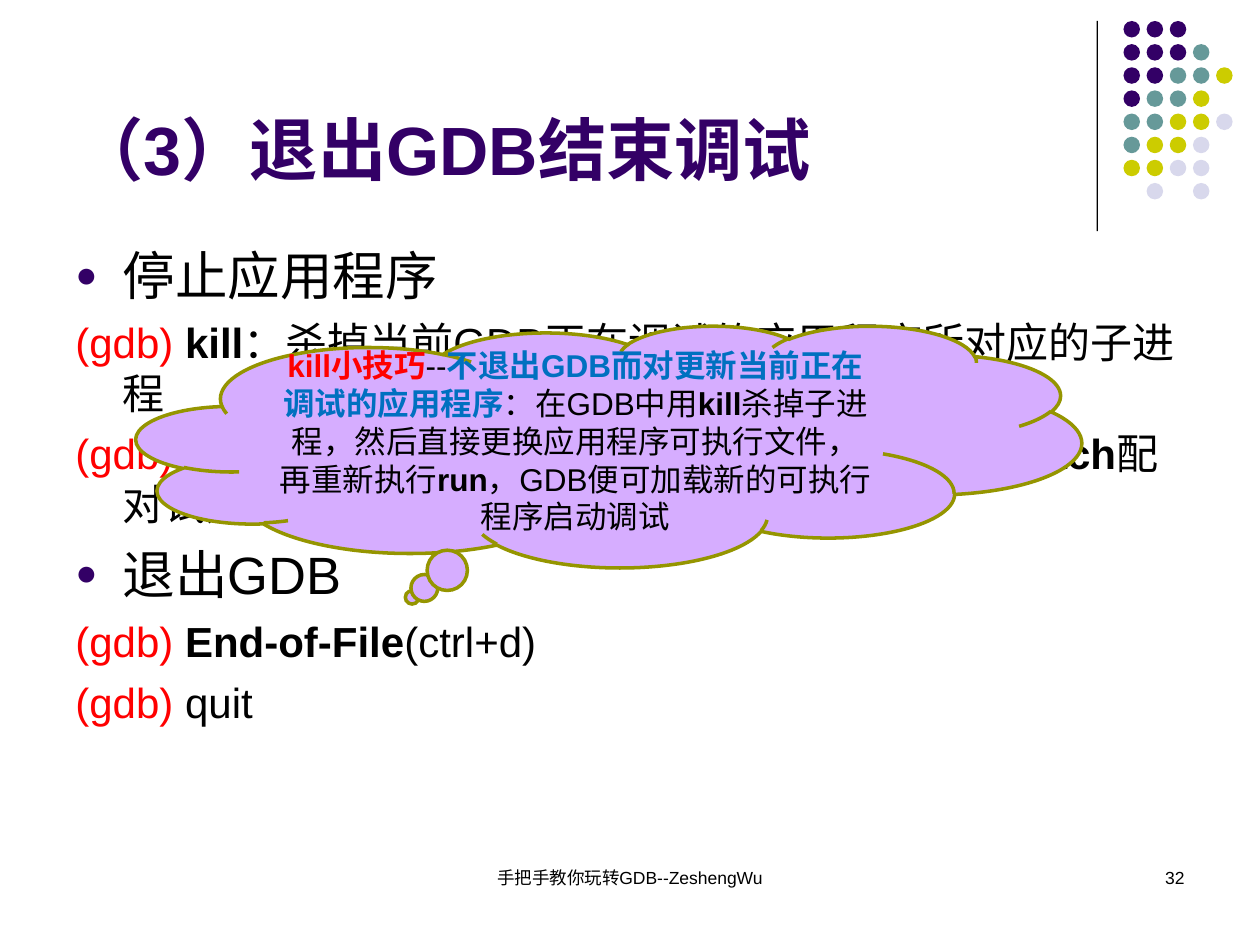
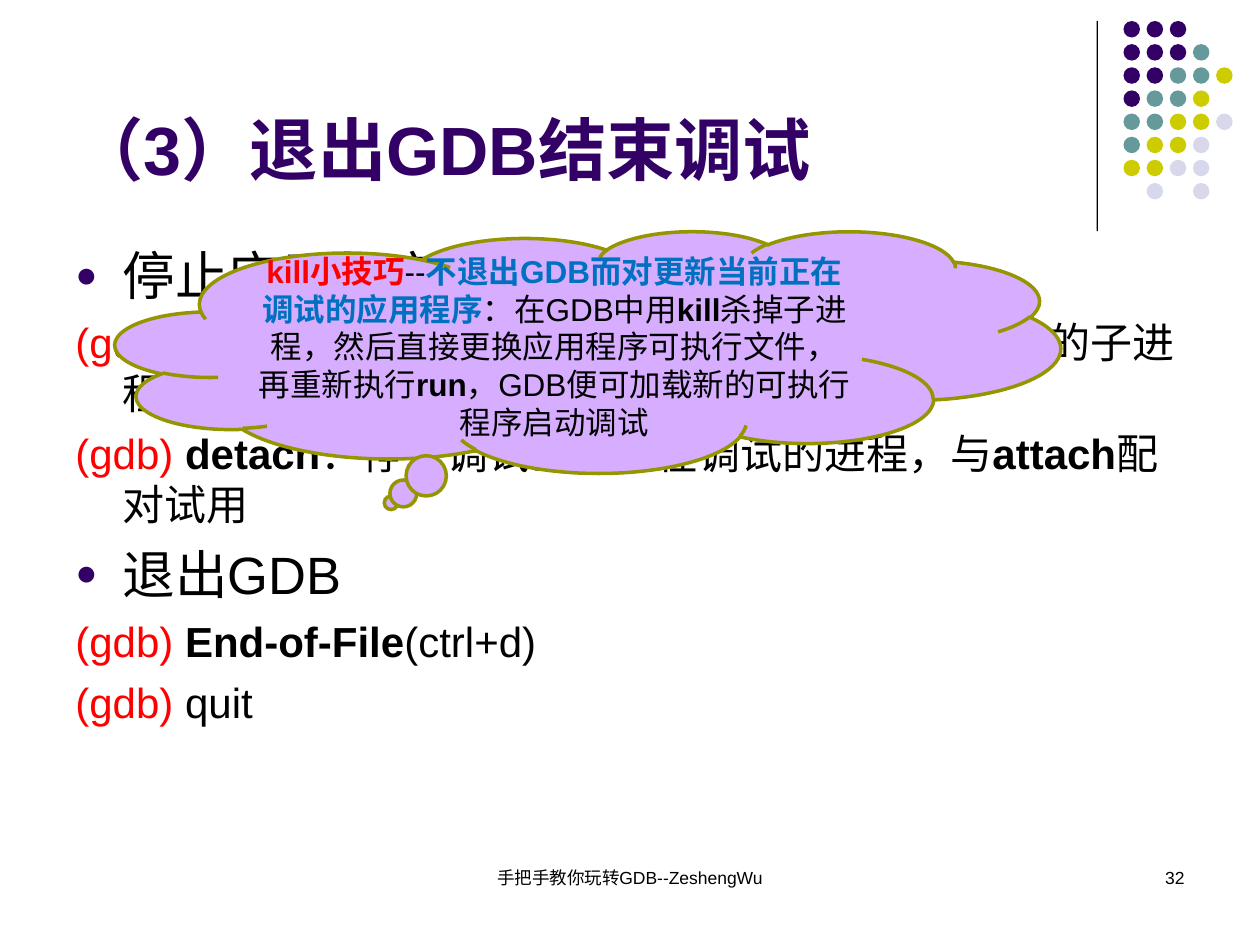
Before and after one commit to KublaikhanGeek/reactor, a slide deck: slide 32 of docs/手把手教你玩转GDB/手把手教你玩转GDB.ppt. Drawn at 1260x945 pixels with LibreOffice and Linux fonts; fonts in the diff are those of the drawing. Boxes give left, top, right and bottom in pixels: in the first picture for what was removed or moved away, otherwise in the second. Text is boxed around its words. In the diff, an @@ line names an element or a change of style, - is before the commit and + after.

```diff
--- a/docs/手把手教你玩转GDB/手把手教你玩转GDB.ppt
+++ b/docs/手把手教你玩转GDB/手把手教你玩转GDB.ppt
@@ thought cloud "kill小技巧--不退出GDB而对更新当前正在调试的应用程序：在GDB中用kill杀掉子进程，然后直接更换应用程序可执行 ...": place and size @@
-thought cloud "kill小技巧--不退出GDB而对更新当前正在调试的应用程序：在GDB中用kill杀掉子进程，然后直接更换应用程序可执行 ..." at <box>136,325,1081,567</box>
+thought cloud "kill小技巧--不退出GDB而对更新当前正在调试的应用程序：在GDB中用kill杀掉子进程，然后直接更换应用程序可执行 ..." at <box>116,231,1061,472</box>
```
Also in this commit, not shown: 21 other slides changed, 1 slide added, 1 slide removed, 1 other file.
